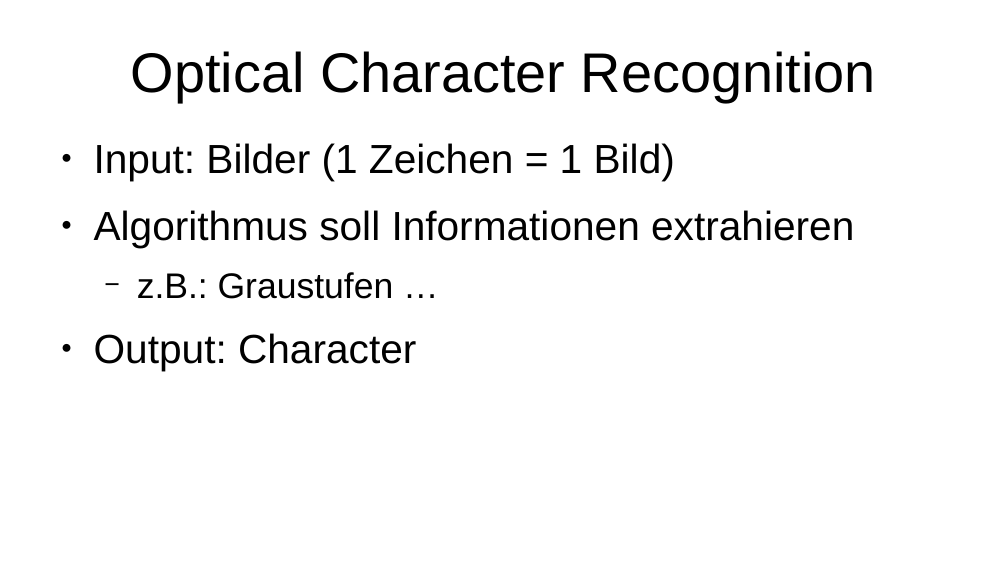
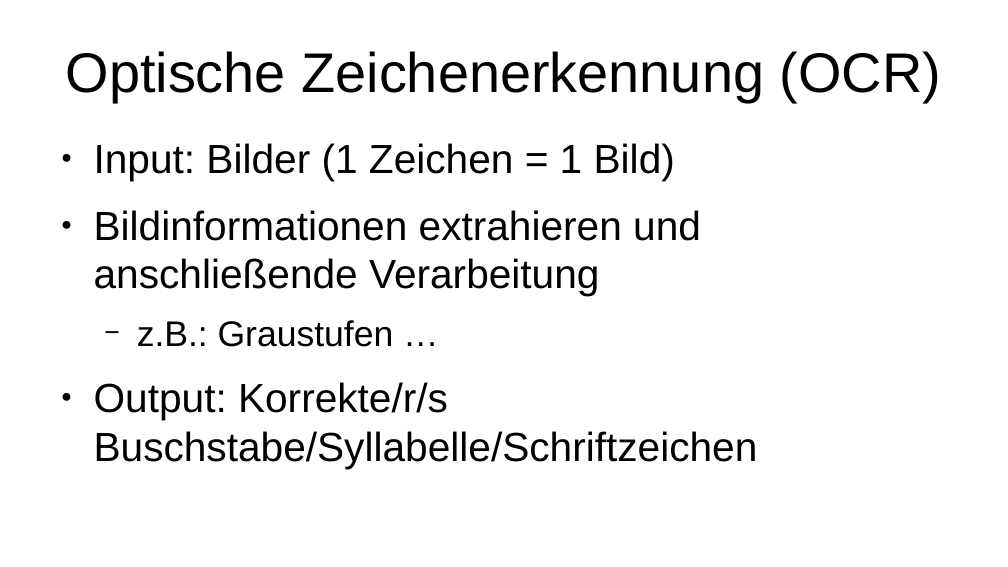
Before and after one commit to erikahub/KanjiOCR, a slide deck: slide 3 of Kanjierkennung.odp. Drawn at 1008x567 pixels with LibreOffice and Linux fonts; fonts in the diff are those of the drawing. Boxes give left, top, right and bottom in pixels: in the first picture for what was removed or moved away, otherwise in the second. Text is boxed around its words. In the diff, an @@ line names an element or a change of style, - is before the commit and + after.

```diff
--- a/Kanjierkennung.odp
+++ b/Kanjierkennung.odp
@@ title at bbox=[66, 51, 941, 102]: text changed @@
-Optical Character Recognition
+Optische Zeichenerkennung (OCR)
@@ text at bbox=[94, 210, 701, 296]: text changed @@
-● Algorithmus soll Informationen extrahieren
+● Bildinformationen extrahieren und anschließende Verarbeitung
@@ text at bbox=[94, 382, 758, 469]: text changed @@
-● Output: Character
+● Output: Korrekte/r/s Buschstabe/Syllabelle/Schriftzeichen
```
Also in this commit, not shown: 2 other slides changed.
